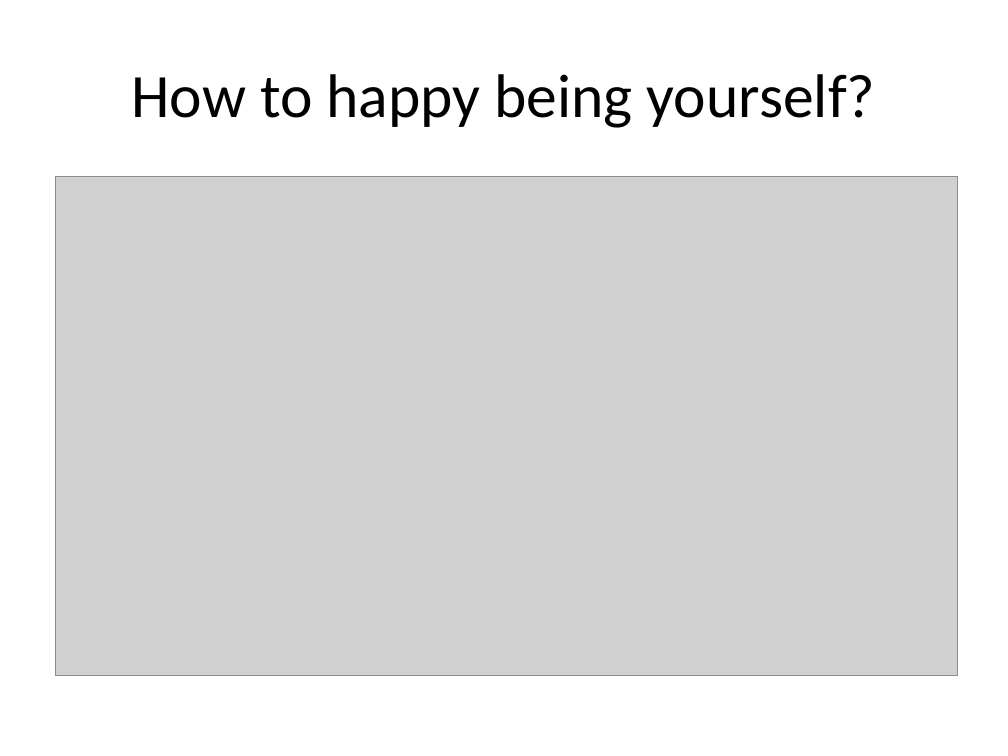
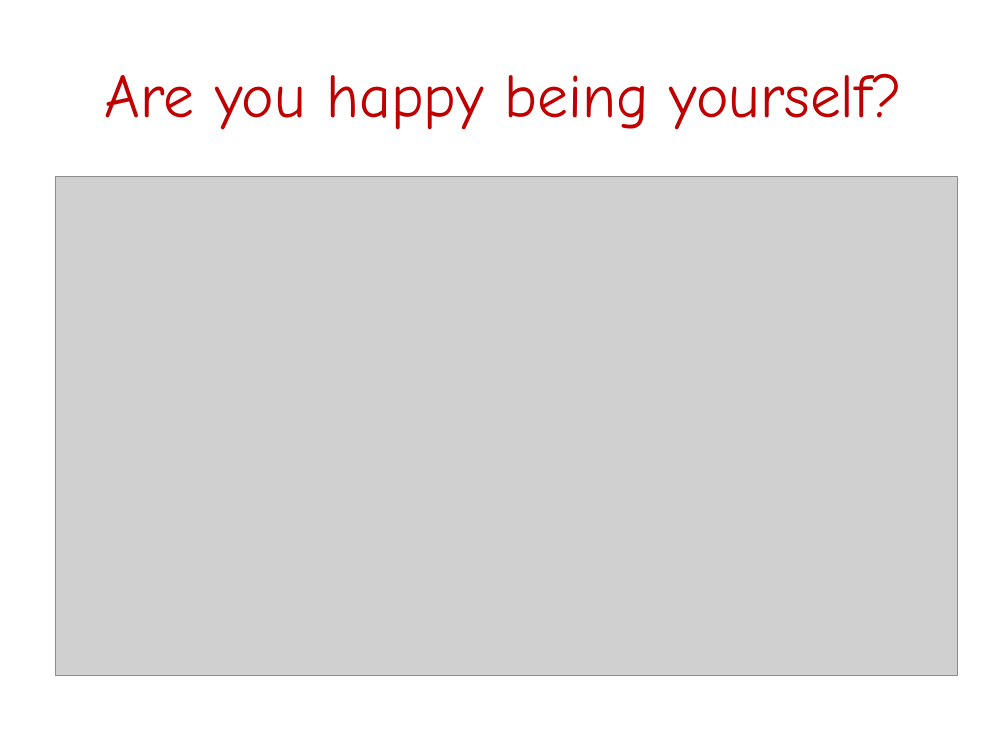
Before and after one commit to FeedMapping/Schema, a slide deck: slide 4 of slide/ppt/WhyMapping.pptx (slide 6 before the commit). Drawn at 1008x756 pixels with LibreOffice and Linux fonts; fonts in the diff are those of the drawing; grey boxes stand for pictures. Boxes give left, top, right and bottom in pixels: in the first picture for what was removed or moved away, otherwise in the second. Text is boxed around its words. In the diff, an @@ line names an element or a change of style, - is before the commit and + after.

```diff
--- a/slide/ppt/WhyMapping.pptx
+++ b/slide/ppt/WhyMapping.pptx
@@ title at [105, 73, 902, 130]: text changed; font Calibri to Comic Neue; text colour #000000 to #C00000 @@
-How to happy being yourself?
+Are you happy being yourself?
```
Also in this commit, not shown: 10 other slides changed.
